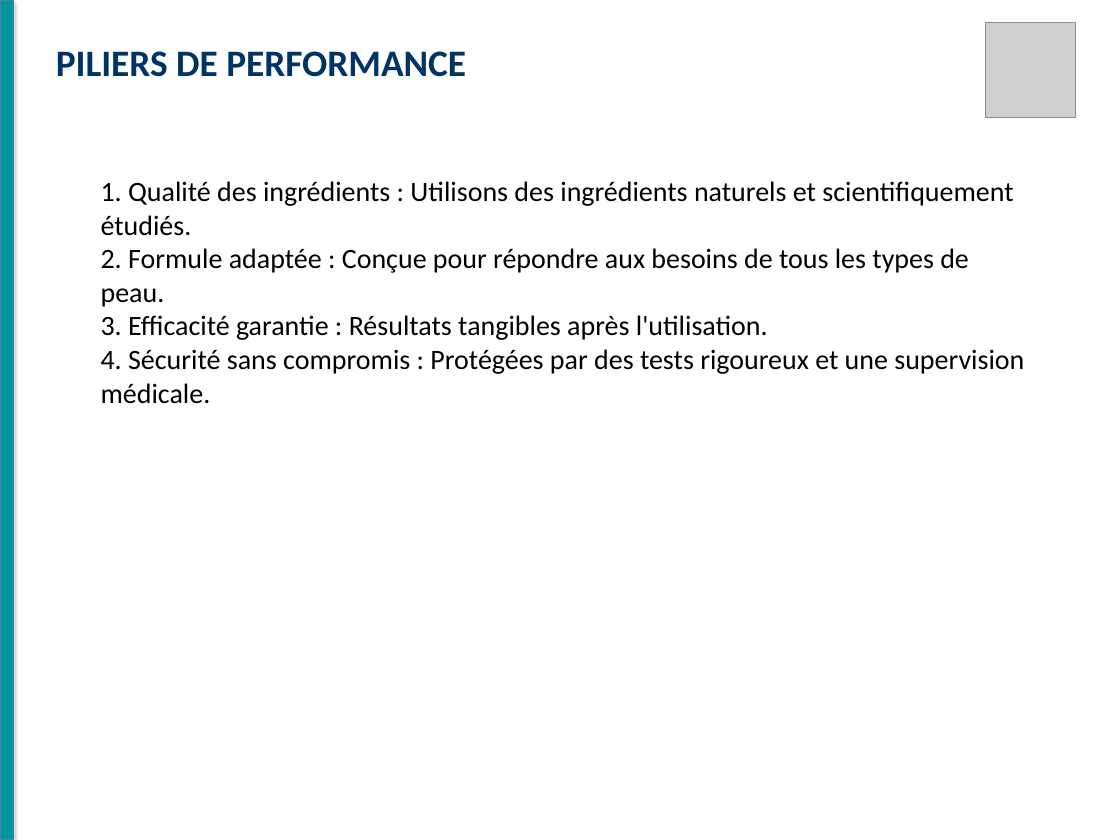
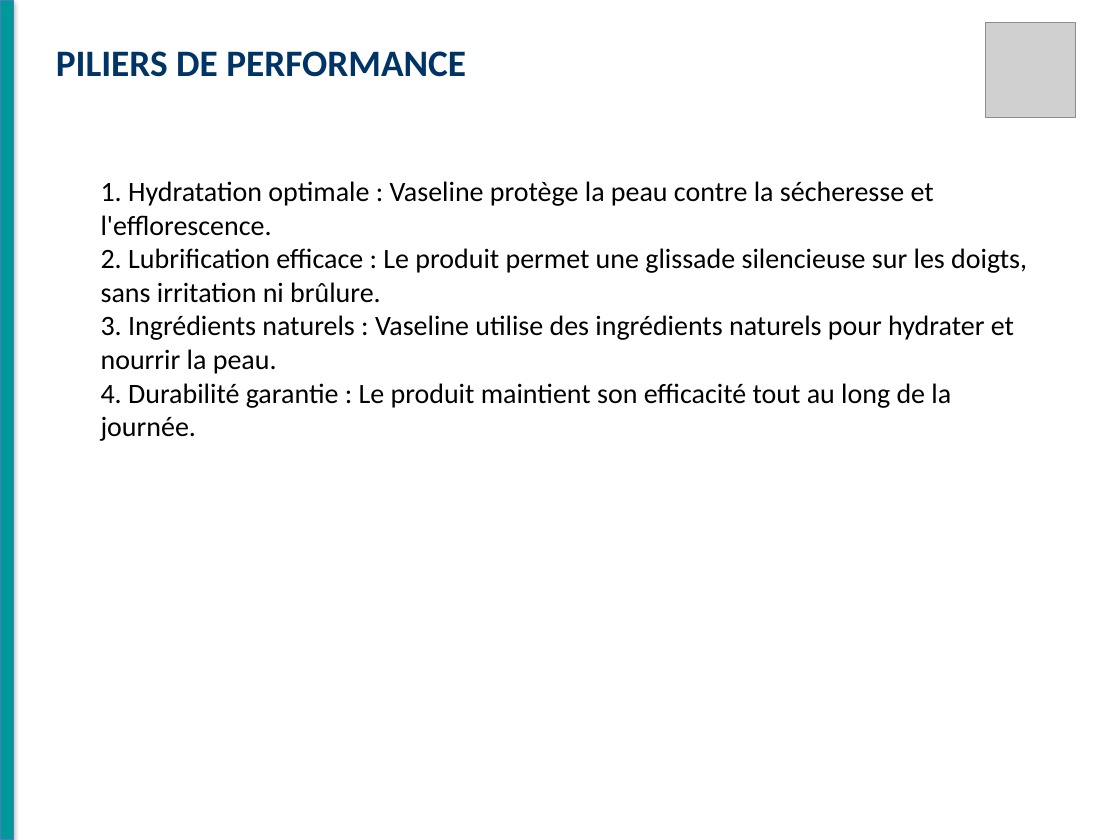
Before and after one commit to RayanAloui/Esprit-PIDS-4DS11-2026-Avatar, a slide deck: slide 4 of alia_django/apps/modeling/data/static/videos/Vaseline.pptx. Drawn at 1120x840 pixels with LibreOffice and Linux fonts; fonts in the diff are those of the drawing; grey boxes stand for pictures. Boxes give left, top, right and bottom in pixels: in the first picture for what was removed or moved away, otherwise in the second. Text is boxed around its words. In the diff, an @@ line names an element or a change of style, - is before the commit and + after.

```diff
--- a/alia_django/apps/modeling/data/static/videos/Vaseline.pptx
+++ b/alia_django/apps/modeling/data/static/videos/Vaseline.pptx
@@ text at (x1=101, y1=181, x2=1027, y2=441): text changed @@
-1. Qualité des ingrédients : Utilisons des ingrédients naturels et scientifiquement étudiés.
-2. Formule adaptée : Conçue pour répondre aux besoins de tous les types de peau.
-3. Efficacité garantie : Résultats tangibles après l'utilisation.
-4. Sécurité sans compromis : Protégées par des tests rigoureux et une supervision médicale.
+1. Hydratation optimale : Vaseline protège la peau contre la sécheresse et l'efflorescence.
+2. Lubrification efficace : Le produit permet une glissade silencieuse sur les doigts, sans irritation ni brûlure.
+3. Ingrédients naturels : Vaseline utilise des ingrédients naturels pour hydrater et nourrir la peau.
+4. Durabilité garantie : Le produit maintient son efficacité tout au long de la journée.
```
Also in this commit, not shown: 5 other slides changed, 32 other files.
